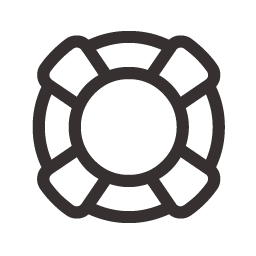
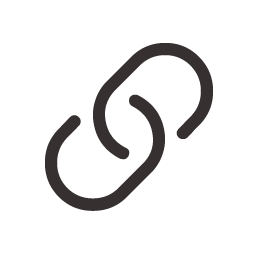
Layers edited between the first and the second 256 x 256 image:
added group "link" with 1 layers above "help" over [45,43,214,211]
added layer "∏" in group "link" over [45,43,214,211]
hid group "help" (1 layers) over [32,31,225,223]
